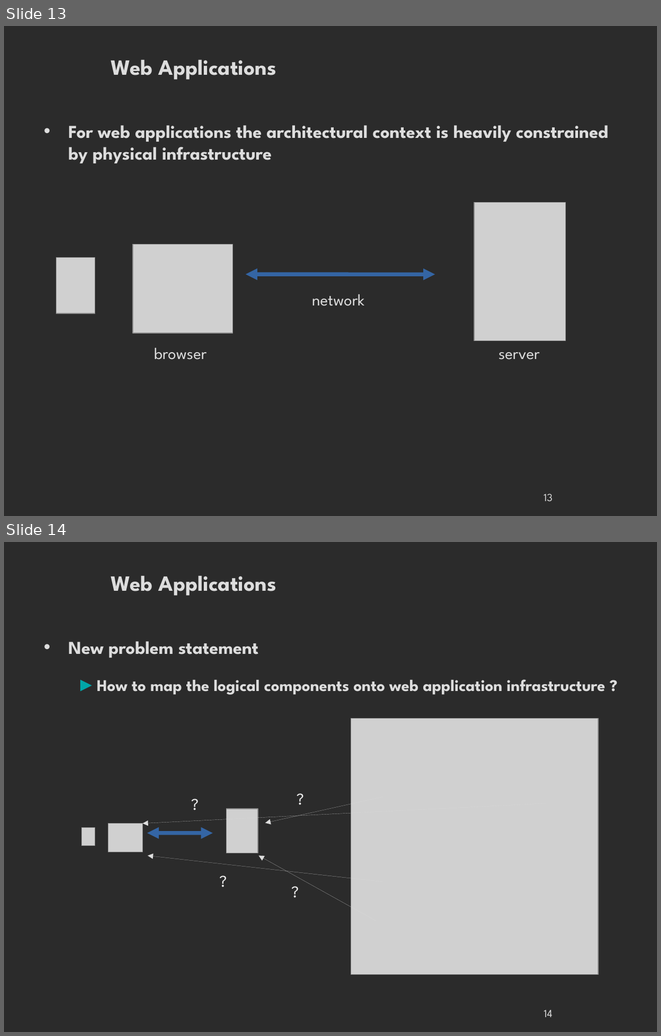
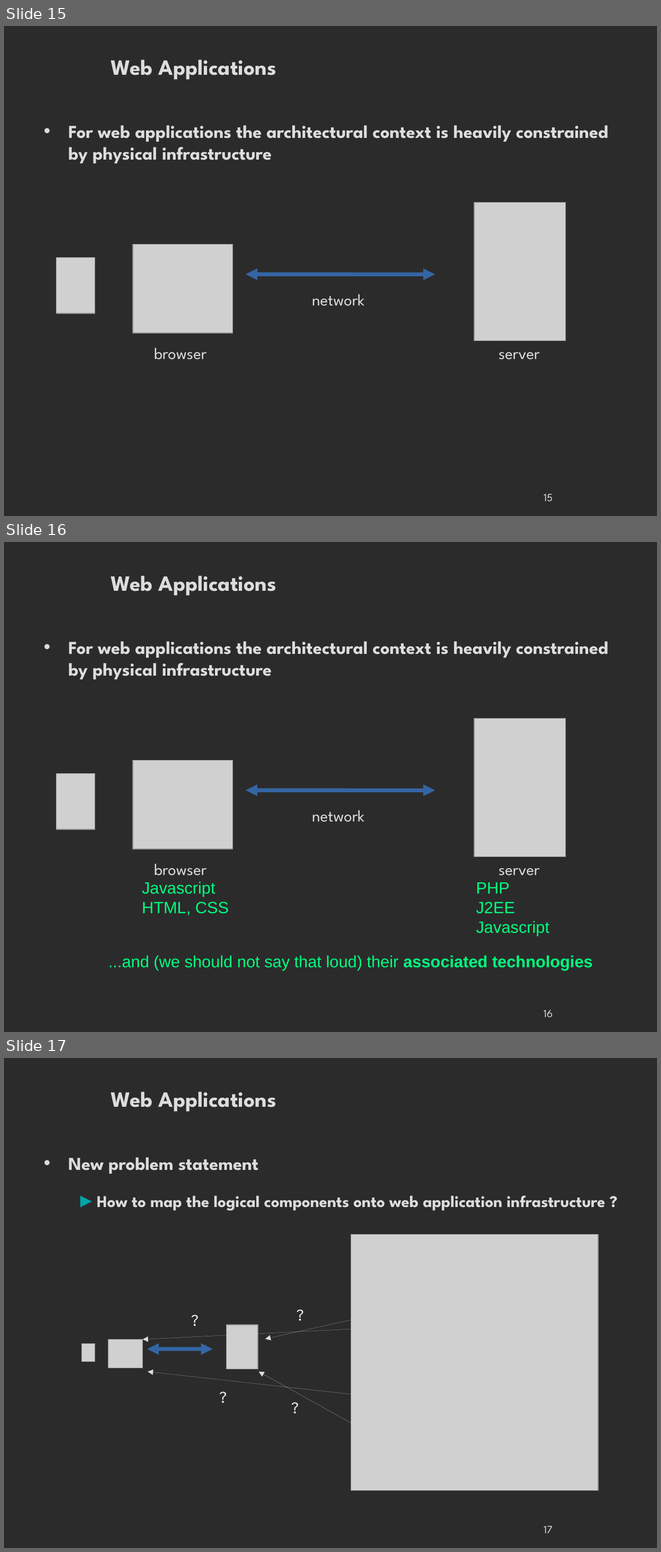
Before and after one commit to danielausparis/arch, a slide deck: archi-web.odp. Shown one above the other, each under a label of ours: slides 13 and 14 before the commit, slides 15, 16 and 17 after it. The pictures are 661x1036 and 661x1552 pixels, drawn with LibreOffice and Linux fonts; fonts in the diff are those of the drawing; grey boxes stand for pictures; background and template pictures are left out; a plain dark background stands for a picture behind light text. Boxes give left, top, right and bottom in pixels: in the first picture for what was removed or moved away, otherwise in the second. Text is boxed around its words. In the diff, an @@ line names an element or a change of style, - is before the commit and + after.

```diff
--- a/archi-web.odp
+++ b/archi-web.odp
@@ slide 16 added at [4,542,657,1032], background picture (left out) @@
@@ title added at [111,575,276,596], 24 pt, text #DDDDDD, bold @@
+Web Applications
@@ text added at [68,641,608,679], 20 pt, text #DDDDDD, bold @@
+• For web applications the architectural context is heavily constrained by physical infrastructure
@@ picture added at [474,718,566,857] @@
@@ picture added at [133,760,232,849] @@
@@ picture added at [56,773,95,829] @@
@@ double arrow added from (246, 790) to (435, 790), #3465A4 4.31 pt @@
@@ text added at [312,810,364,822], 18 pt, text #DDDDDD @@
+network
@@ text added at [154,864,206,875], 18 pt, text #DDDDDD @@
+browser
@@ text added at [498,868,540,875], 18 pt, text #DDDDDD @@
+server
@@ text added at [142,881,229,915], 18 pt, text #00FF7F @@
+Javascript
+HTML, CSS
@@ text added at [476,882,550,935], 18 pt, text #00FF7F @@
+PHP
+J2EE
+Javascript
@@ text added at [108,955,593,970], 18 pt, text #00FF7F @@
+...and (we should not say that loud) their associated technologies
@@ page number added at [544,1009,553,1017], 12 pt, text #DDDDDD @@
+16
@@ what was slide 13 is now slide 15 @@
@@ page number at [544,493,553,501]: text changed @@
-13
+15
@@ what was slide 14 is now slide 17 @@
@@ page number at [544,1525,553,1533]: text changed @@
-14
+17
```
Also in this commit, not shown: 5 slides changed, 5 other slides added, 1 other file.
